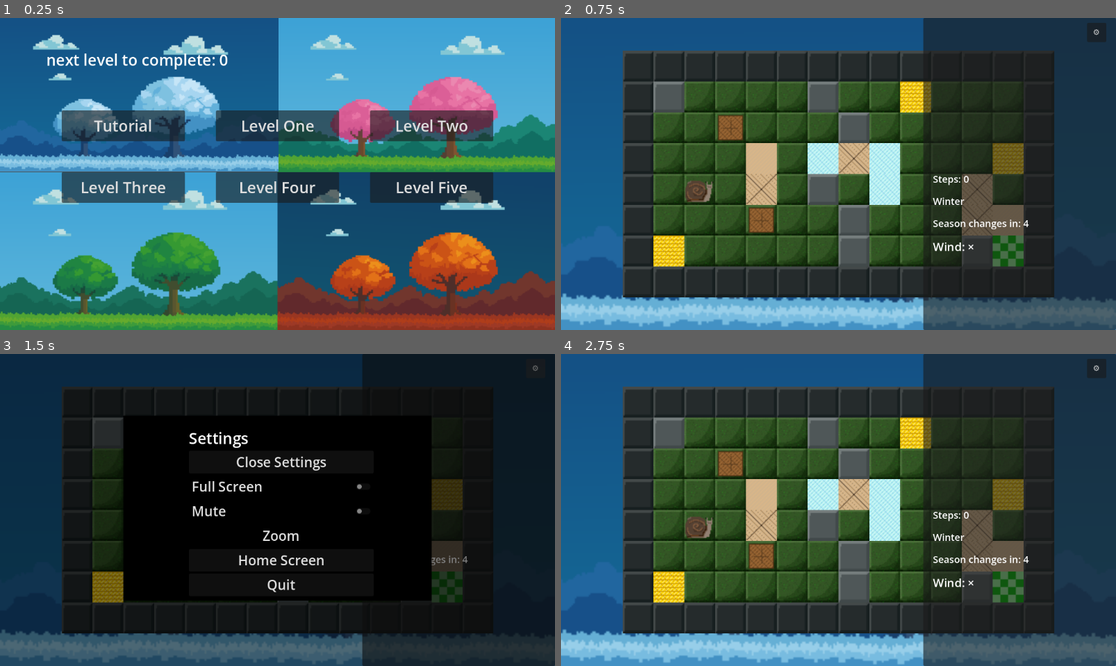
Above: before the commit, frames 1-4 (two rows, left to right).
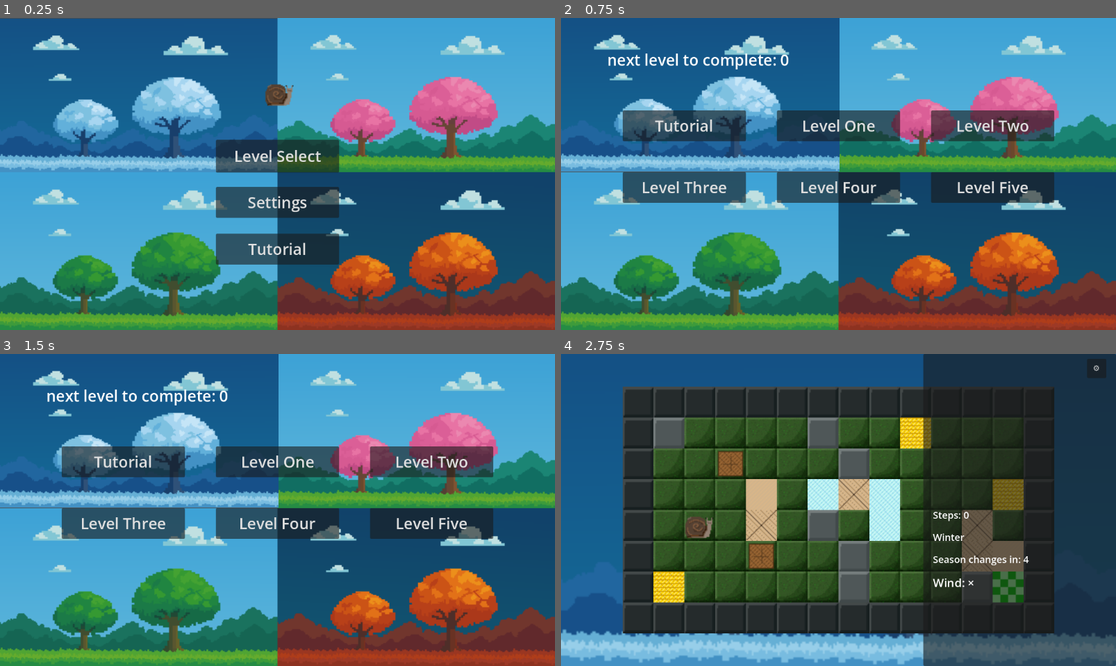
Above: after the commit, the same moments.

Repository: Caleb-sbani/project-seasons
Game: Godot game, scene res://scenes/title_screen.tscn
The game is run twice, just before and just after one commit, with the same random seed, the same clock (stepped at 60 frames per second) and the same inputs. Before the commit the project starts from res://scenes/LevelSelect.tscn.
Inputs (mouse positions are in pixels of both pictures, inside the frame that each line leads up to):
- Up to frame 1 (0.25 s): no input
- Up to frame 2 (0.75 s): click "Level One" (after the commit: "Level Select") at 0.5 s
- Up to frame 3 (1.5 s): click (538, 369) at 1.25 s, where only the run before the commit has a clickable "⚙"
- Up to frame 4 (2.75 s): click (838, 463) at 2 s, where only the run after the commit has a clickable "Level One"

The runs differ from the first frame. In frame 1, 19% of the frame differs, in the area x 0-89%, y 0-80%; in frame 2, 91%; in frame 3, 100%, in the area x 0-100%, y 0-100%; in frame 4, nothing differs.

Commit message:
Updates Fullscreen capabilities

Diff:
--- a/GameFiles/project-seasons/project.godot
+++ b/GameFiles/project-seasons/project.godot
@@ -15,7 +15,7 @@
 [application]
 
 config/name="Project Seasons"
-run/main_scene="uid://b6v8hjfe6047k"
+run/main_scene="uid://c2hu76hl7vkdp"
 config/features=PackedStringArray("4.6", "GL Compatibility")
 config/icon="res://icon.svg"
 
@@ -23,6 +23,11 @@
 
 GlobalLevel="*uid://d28dvoywyyemq"
 
+[display]
+
+window/size/mode=4
+window/subwindows/embed_subwindows=false
+
 [rendering]
 
 renderer/rendering_method="gl_compatibility"
